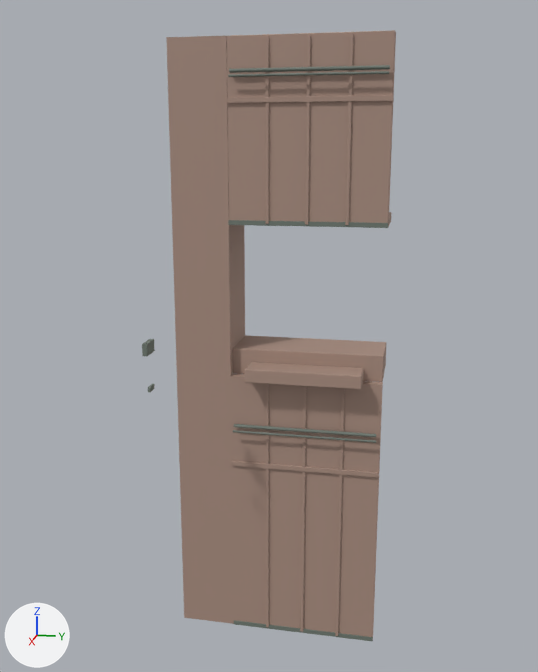
The glTF model models/m2/pm2_m4.glb, before and after one commit.
Before and after are seen from a camera (50 mm lens) standing at (-13.0, 162.5, 24.5) and looking at (-49.5, 155.2, 15.4). The axes (+X, +Y, +Z) are drawn at lower left. The lights are the same throughout. The picture after the commit comes second. Vertices at exactly the same position are counted once.

Before the edit, the objects in view are built like this:
```python
mat_m2__oldbrick_009 = principled_material('m2__oldbrick.009')
mat_m2__oldbrick_009.base_color = (0.404, 0.274, 0.22)  # beige #aa8f81
mat_m2__oldbrick_009.roughness = 0.7
me_pm2_m4 = bpy.data.meshes.new('pm2_m4')
me_pm2_m4.from_pydata(...)  # 802 vertices, 1460 faces; spans x -53.5..-44.9, y 150.0..161.0, z -2.0..30.0
# faces by material slot: [948, 440, 12, 60]
me_pm2_m4.materials.append(mat_m2__oldbrick_009)  # beige #aa8f81
me_pm2_m4.materials.append(mat_m2__default_015)  # grey #707a71
me_pm2_m4.materials.append(mat_emit_lamp_014)  # pale yellow #fff6e7, glowing pale yellow #fff6e7
me_pm2_m4.materials.append(mat_black_015)  # black #191d21
ob_pm2_m4 = bpy.data.objects.new('pm2_m4', me_pm2_m4)
ob_pm2_m4.location = (0.0, 0.0, 0.0)
```
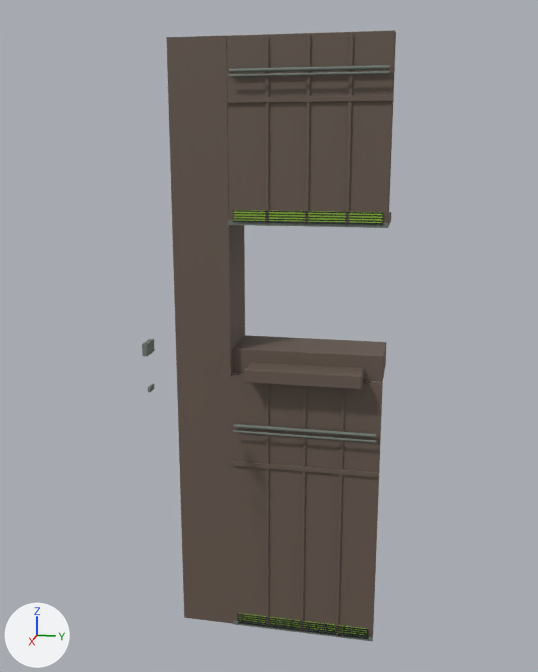
Boxes (x1, y1, x2, y2) around the edits, measured in the pictures (538 x 672 px):
'pm2_m4', recoloured, reshaped (beige to brown)
    both: (142, 30, 396, 641)
part 1 of me_pm2_m4, added
    after: (239, 613, 366, 635)
part 2 of me_pm2_m4, added (green)
    after: (234, 210, 382, 223)
part 3 of me_pm2_m4, added
    after: (237, 622, 368, 639)
part 4 of me_pm2_m4, added
    after: (237, 620, 368, 637)
part 5 of me_pm2_m4, added
    after: (237, 618, 368, 635)
part 6 of me_pm2_m4, added
    after: (237, 616, 368, 633)
part 7 of me_pm2_m4, added
    after: (237, 614, 368, 631)
part 8 of me_pm2_m4, added
    after: (233, 221, 383, 225)
part 9 of me_pm2_m4, added
    after: (233, 218, 383, 222)
part 10 of me_pm2_m4, added
    after: (233, 215, 383, 219)
part 11 of me_pm2_m4, added
    after: (233, 213, 383, 217)
part 12 of me_pm2_m4, added
    after: (233, 210, 383, 214)

Patch to the scene script:
```diff
--- a/models/m2/pm2_m4.glb.py
+++ b/models/m2/pm2_m4.glb.py
@@ mat_m2__oldbrick_009 @@
 mat_m2__oldbrick_009 = principled_material('m2__oldbrick.009')
-mat_m2__oldbrick_009.base_color = (0.404, 0.274, 0.22)  # beige #aa8f81
+mat_m2__oldbrick_009.base_color = (0.136, 0.101, 0.0784)  # brown #67594f
 mat_m2__oldbrick_009.roughness = 0.7
@@ mat_emit_water_014 @@
+mat_emit_water_014 = principled_material('emit_water.014')
+mat_emit_water_014.base_color = (0.16, 0.29, 0.02)  # green #6f9327
+mat_emit_water_014.emission_color = (0.144, 0.261, 0.018)  # green #6a8c24
+mat_emit_water_014.emission_strength = 1.0
@@ me_pm2_m4 @@
 # used by ob_pm2_m4; location = (0.0, 0.0, 0.0)
-me_pm2_m4.from_pydata(...)  # 802 vertices, 1460 faces; spans x -53.5..-44.9, y 150.0..161.0, z -2.0..30.0
+me_pm2_m4.from_pydata(...)  # 994 vertices, 1748 faces; spans x -53.5..-44.9, y 150.0..161.0, z -2.0..30.0
+# me_pm2_m4 part 1: a new loose piece, a box spanning x -49.98..-49.96, y 153.3..160.7, z -1.85..-1.25, in mat_emit_water_014 (green #6f9327, glowing green #6a8c24)
+# me_pm2_m4 part 2: a new loose piece, a box spanning x -49.98..-49.96, y 153.3..160.7, z 21.15..21.75, in mat_emit_water_014 (green #6f9327, glowing green #6a8c24)
+# me_pm2_m4 part 3: a new loose piece, a box spanning x -49.955..-49.885, y 153.25..160.75, z -1.84..-1.78, in mat_black_015 (black #191d21)
+# me_pm2_m4 part 4: a new loose piece, a box spanning x -49.955..-49.885, y 153.25..160.75, z -1.71..-1.65, in mat_black_015 (black #191d21)
+# me_pm2_m4 part 5: a new loose piece, a box spanning x -49.955..-49.885, y 153.25..160.75, z -1.58..-1.52, in mat_black_015 (black #191d21)
+# me_pm2_m4 part 6: a new loose piece, a box spanning x -49.955..-49.885, y 153.25..160.75, z -1.45..-1.39, in mat_black_015 (black #191d21)
+# me_pm2_m4 part 7: a new loose piece, a box spanning x -49.955..-49.885, y 153.25..160.75, z -1.32..-1.26, in mat_black_015 (black #191d21)
+# me_pm2_m4 part 8: a new loose piece, a box spanning x -49.955..-49.885, y 153.25..160.75, z 21.16..21.22, in mat_black_015 (black #191d21)
+# me_pm2_m4 part 9: a new loose piece, a box spanning x -49.955..-49.885, y 153.25..160.75, z 21.29..21.35, in mat_black_015 (black #191d21)
+# me_pm2_m4 part 10: a new loose piece, a box spanning x -49.955..-49.885, y 153.25..160.75, z 21.42..21.48, in mat_black_015 (black #191d21)
+# me_pm2_m4 part 11: a new loose piece, a box spanning x -49.955..-49.885, y 153.25..160.75, z 21.55..21.61, in mat_black_015 (black #191d21)
+# me_pm2_m4 part 12: a new loose piece, a box spanning x -49.955..-49.885, y 153.25..160.75, z 21.68..21.74, in mat_black_015 (black #191d21)
+# other edits to the shape of me_pm2_m4 do not show in these pictures
 me_pm2_m4.materials.append(mat_m2__oldbrick_009)
@@ me_pm2_m4 @@
 me_pm2_m4.materials.append(mat_black_015)
+me_pm2_m4.materials.append(mat_emit_water_014)  # green #6f9327, glowing green #6a8c24
```
